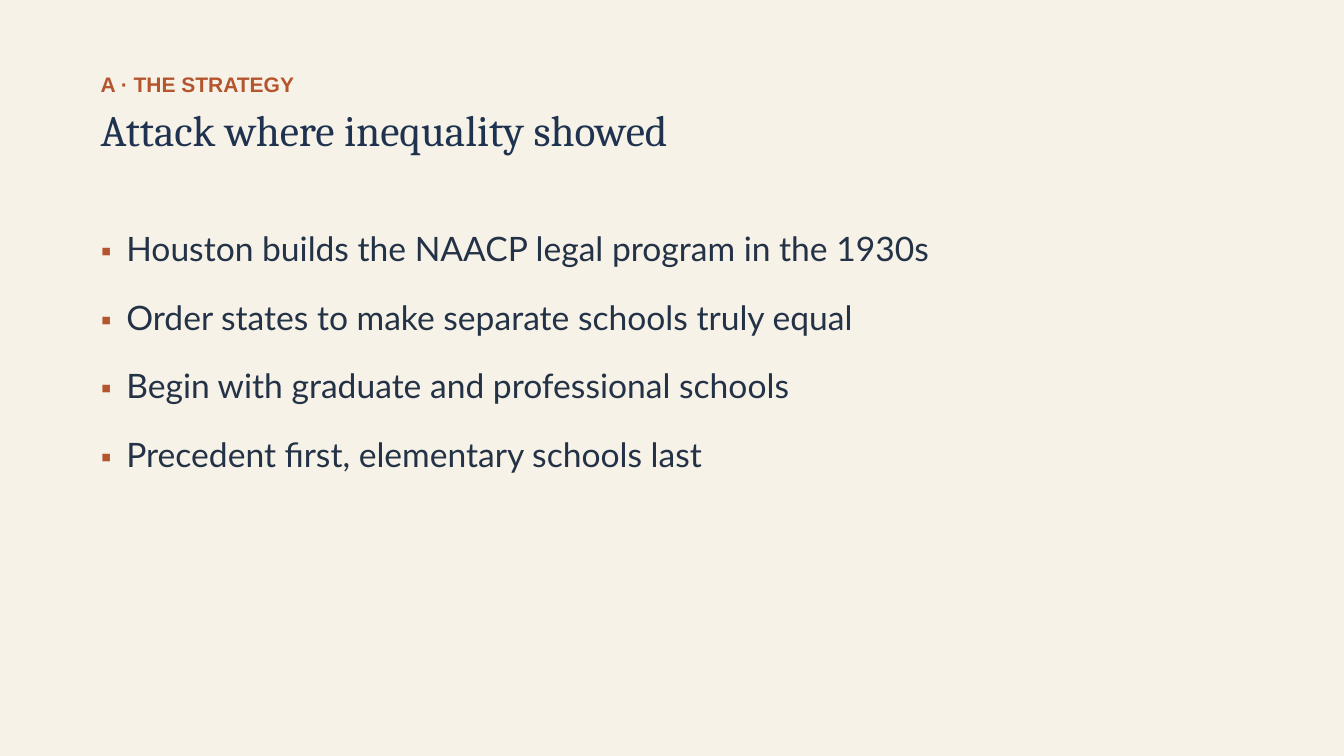
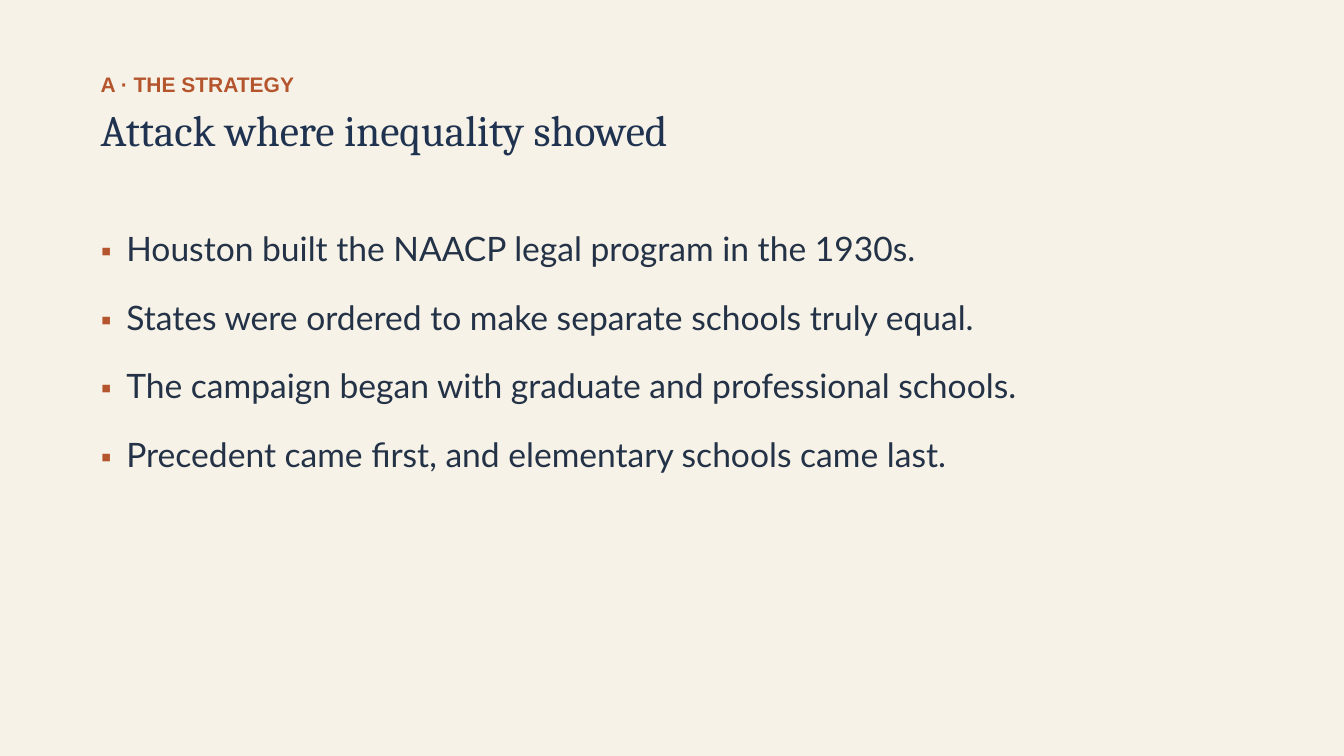
Before and after one commit to ab17gthb/humanities-curriculum-group, a slide deck: slide 5 of civil-rights/lesson-02/lesson-02-slides.pptx. Drawn at 1344x756 pixels with LibreOffice and Linux fonts; fonts in the diff are those of the drawing. Boxes give left, top, right and bottom in pixels: in the first picture for what was removed or moved away, otherwise in the second. Text is boxed around its words. In the diff, an @@ line names an element or a change of style, - is before the commit and + after.

```diff
--- a/civil-rights/lesson-02/lesson-02-slides.pptx
+++ b/civil-rights/lesson-02/lesson-02-slides.pptx
@@ text at (126,236,1016,473): text changed @@
-▪ Houston builds the NAACP legal program in the 1930s
-▪ Order states to make separate schools truly equal
-▪ Begin with graduate and professional schools
-▪ Precedent first, elementary schools last
+▪ Houston built the NAACP legal program in the 1930s.
+▪ States were ordered to make separate schools truly equal.
+▪ The campaign began with graduate and professional schools.
+▪ Precedent came first, and elementary schools came last.
```
Also in this commit, not shown: 7 other slides changed, 6 other files.
